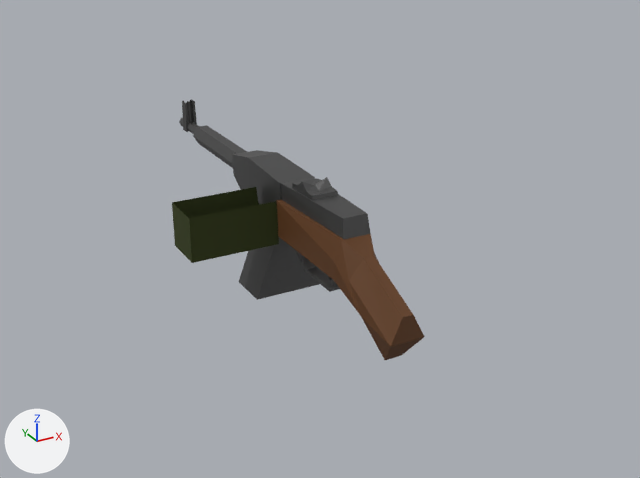
One commit to the Blender file assets/machine_gun.blend: the scene before it, then after it.
One viewpoint serves both versions: a 50 mm lens placed at (-0.405, -0.705, 0.379), pointed at (0.061, 0.142, -0.044). Lighting does not change. The marker at lower left points along +X, +Y and +Z. The older version comes first.

Names of what the first picture shows: 'Cube', 'Cube.001', 'aim', 'ammo_box', 'barrel', 'barrel.001', 'chamber', 'gun_body', 'gun_body_2'.
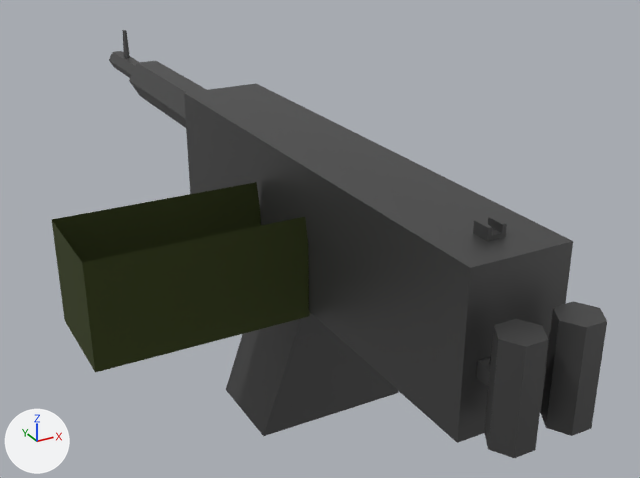
The change, as a list of edits to the scene's bpy script:
```text
Add me_cube_008:
    me_cube_008.from_pydata([(-1.0, -1.0, -1.0), (-0.62, -0.62, 0.57), (-1.0, 1.0, -1.0), (-0.62, 0.62, 0.57), (1.0, -1.0, -1.0), (0.62, -0.62, 0.57), (1.0, 1.0, -1.0), (0.62, 0.62, 0.57)], [], [(0, 1, 3, 2), (2, 3, 7, 6), (6, 7, 5, 4), (4, 5, 1, 0), (7, 3, 1, 5)])
    me_cube_008.materials.append(mat_steel)  # dark grey #686868
Add me_cube_006_1:
    me_cube_006_1.from_pydata([(-0.579, -0.228, -0.606), (-0.192, -0.228, 0.521), (-0.579, 0.234, -0.606), (-0.192, 0.234, 0.521), (0.579, -0.228, -0.606), (0.192, -0.228, 0.521), (0.579, 0.234, -0.606), (0.192, 0.234, 0.521)], [], [(0, 1, 3, 2), (2, 3, 7, 6), (6, 7, 5, 4), (4, 5, 1, 0), (2, 6, 4, 0), (7, 3, 1, 5)])
    me_cube_006_1.materials.append(mat_steel)  # dark grey #686868
Remove ob_gun_body:
    ob_gun_body = bpy.data.objects.new('gun_body', me_cube_001)
Change ob_barrel:
    ob_barrel.location: (0.0, 0.323, 0.038) -> (0.011, 0.536, 0.06)
    ob_barrel.scale: (0.00666, 0.00666, 0.081) -> (0.0149, 0.0149, 0.181)
Remove ob_chamber:
    ob_chamber = bpy.data.objects.new('chamber', me_cube)
Remove ob_aim:
    ob_aim = bpy.data.objects.new('aim', me_cube_005)
Remove ob_cube:
    ob_cube = bpy.data.objects.new('Cube', me_cube_004)
Remove ob_gun_body_2:
    ob_gun_body_2 = bpy.data.objects.new('gun_body_2', me_cube_002)
Change ob_barrel_001:
    ob_barrel_001.location: (0.0, 0.282, 0.038) -> (0.011, 0.444, 0.06)
    ob_barrel_001.scale: (0.0133, 0.0133, 0.161) -> (0.0297, 0.0297, 0.361)
Remove ob_cube_001:
    ob_cube_001 = bpy.data.objects.new('Cube.001', me_cube_006)
Change ob_ammo_box:
    ob_ammo_box.location: (-0.071, 0.111, 0.014) -> (-0.145, 0.042, 0.006)
    ob_ammo_box.scale: (0.05, 0.025, 0.025) -> (0.109, 0.0543, 0.0543)
Add ob_aim_1:
    ob_aim_1 = bpy.data.objects.new('aim_1', me_cube_009)  # 16 vertices, 9 faces; spans x -1.0..1.0, y -1.0..1.0, z -0.4..1.0; in mat_steel (dark grey #686868)
    ob_aim_1.location = (0.011, -0.218, 0.11)
    ob_aim_1.scale = (0.00874, 0.00874, 0.00874)
Add ob_aim_2:
    ob_aim_2 = bpy.data.objects.new('aim_2', me_cube_008)
    ob_aim_2.location = (0.011, 0.699, 0.098)
    ob_aim_2.scale = (0.00269, 0.00833, 0.0297)
Add ob_handle:
    ob_handle = bpy.data.objects.new('Handle', me_cylinder)  # 24 vertices, 13 faces; spans x 0.34..2.05, y -0.74..1.58, z -0.86..0.86; in mat_steel (dark grey #686868); modifiers MIRROR
    ob_handle.location = (0.011, -0.293, 0.02)
    ob_handle.scale = (0.0233, 0.0233, 0.0546)
Add ob_cube_002:
    ob_cube_002 = bpy.data.objects.new('Cube.002', me_cube_003)  # a box spanning x -1.0..1.0, y -1.0..1.0, z -1.0..1.0; in mat_steel (dark grey #686868)
    ob_cube_002.location = (0.011, 0.026, 0.032)
    ob_cube_002.scale = (0.0486, 0.283, 0.0754)
Add ob_stand:
    ob_stand = bpy.data.objects.new('Stand', me_cube_006_1)
    ob_stand.location = (0.011, 0.071, -0.114)
    ob_stand.scale = (0.15, 0.224, 0.144)
```

Boxes [x1, y1, x2, y2] around the edits, measured in the pictures (640 x 478 px):
'Cube.002', added: after [184, 84, 573, 443]
'ammo_box', moved, rescaled (141% wider, 149% taller): before [172, 187, 279, 263]; after [51, 182, 310, 373]
'Handle', added: after [476, 301, 607, 458]
'Stand', added: after [226, 313, 399, 436]
'gun_body', deleted (brown): before [276, 200, 424, 360]
'barrel.001', moved, rescaled: before [193, 125, 247, 168]; after [129, 61, 207, 128]
'chamber', deleted: before [281, 177, 371, 240]
'Cube.001', deleted: before [239, 237, 320, 300]
'gun_body_2', deleted: before [232, 150, 315, 204]
'aim_1', added: after [473, 216, 507, 241]
'barrel', moved, rescaled: before [179, 118, 199, 134]; after [109, 51, 139, 78]
'Cube', deleted: before [296, 251, 340, 292]
'aim', deleted: before [182, 99, 197, 132]
'aim_2', added: after [122, 30, 130, 58]
